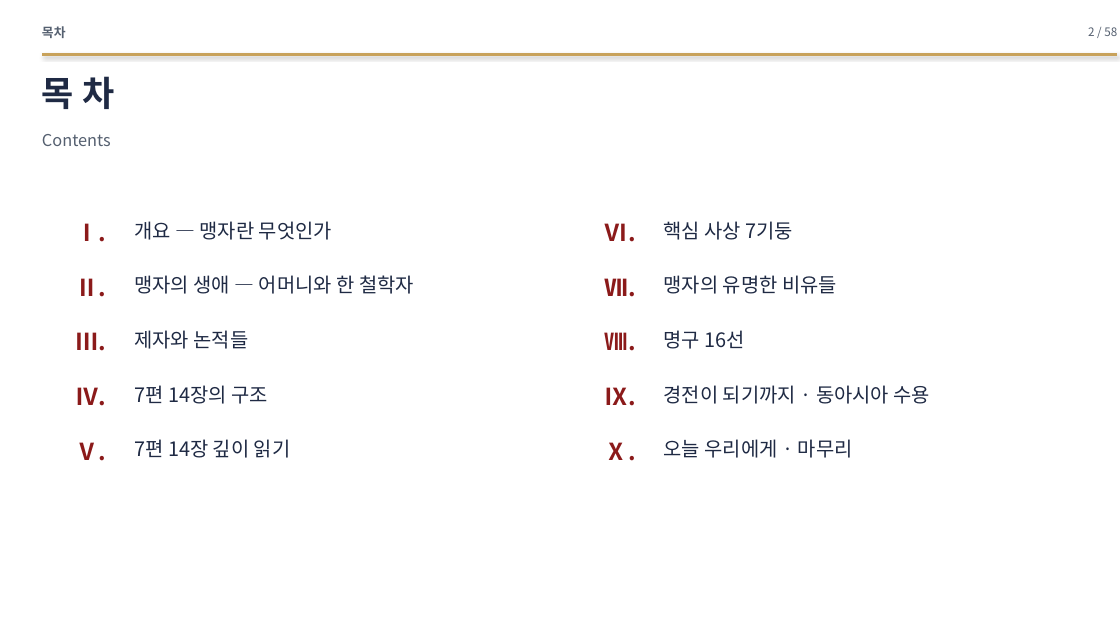
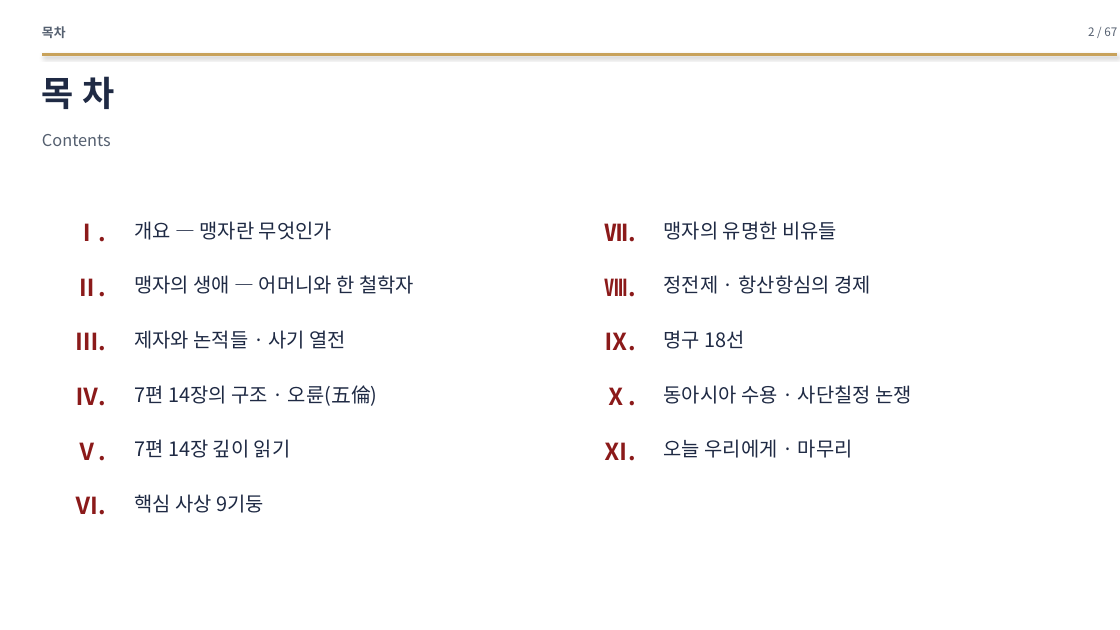
Before and after one commit to hpark1947/Oriental-Classics2, a slide deck: slide 2 of 발표자료/맹자_발표자료.pptx. Drawn at 1120x630 pixels with LibreOffice and Linux fonts; fonts in the diff are those of the drawing. Boxes give left, top, right and bottom in pixels: in the first picture for what was removed or moved away, otherwise in the second. Text is boxed around its words. In the diff, an @@ line names an element or a change of style, - is before the commit and + after.

```diff
--- a/발표자료/맹자_발표자료.pptx
+++ b/발표자료/맹자_발표자료.pptx
@@ text at (1088, 27, 1117, 36): text changed @@
-2 / 58
+2 / 67
@@ text added at (664, 275, 871, 294), 17 pt, text #1F2A44 @@
+정전제 · 항산항심의 경제
@@ text at (134, 330, 347, 349): text changed @@
-제자와 논적들
+제자와 논적들 · 사기 열전
@@ text at (664, 330, 745, 349): text changed @@
-명구 16선
+명구 18선
@@ text at (134, 385, 378, 406): text changed @@
-7편 14장의 구조
+7편 14장의 구조 · 오륜(五倫)
@@ 5 texts: place and size @@
-5 texts at (605, 275, 837, 461)
+5 texts at (605, 221, 837, 406)
@@ text at (664, 385, 912, 404): text changed @@
-경전이 되기까지 · 동아시아 수용
+동아시아 수용 · 사단칠정 논쟁
@@ text added at (605, 442, 636, 461), 20 pt, text #8B1A1A, bold @@
+Ⅺ.
@@ text "Ⅵ.": place and size @@
-text "Ⅵ." at (605, 223, 636, 242)
+text "Ⅵ." at (76, 496, 107, 515)
@@ text at (134, 494, 264, 513): text changed @@
-핵심 사상 7기둥
+핵심 사상 9기둥
```
Also in this commit, not shown: 55 other slides changed, 9 slides added, 1 other file.
